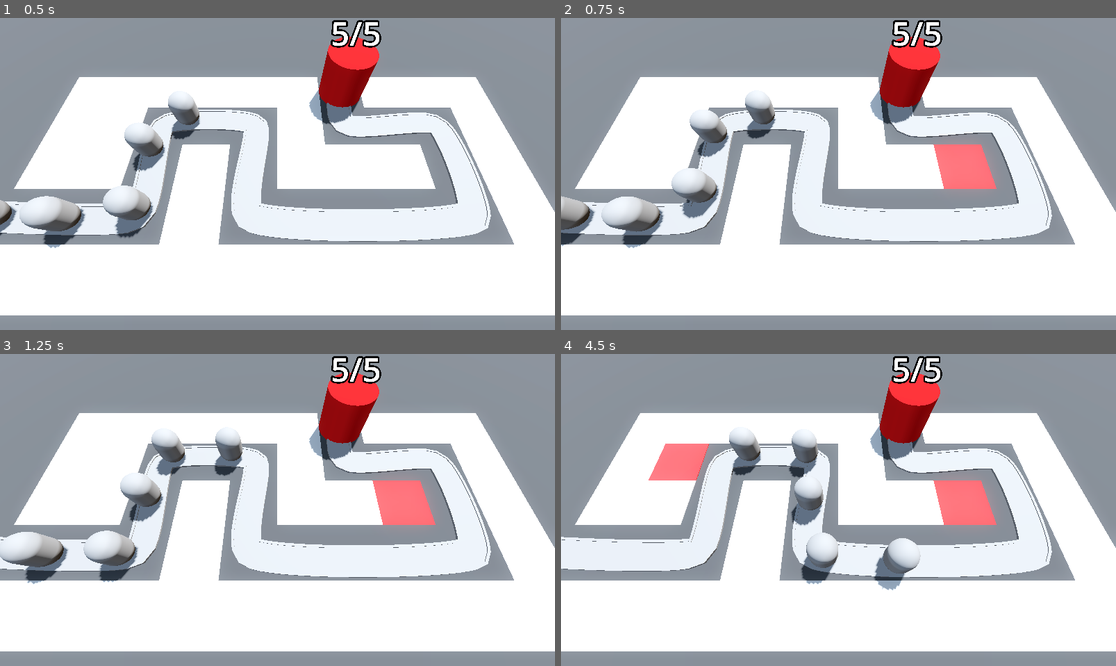
Above: before the commit, frames 1-4 (two rows, left to right).
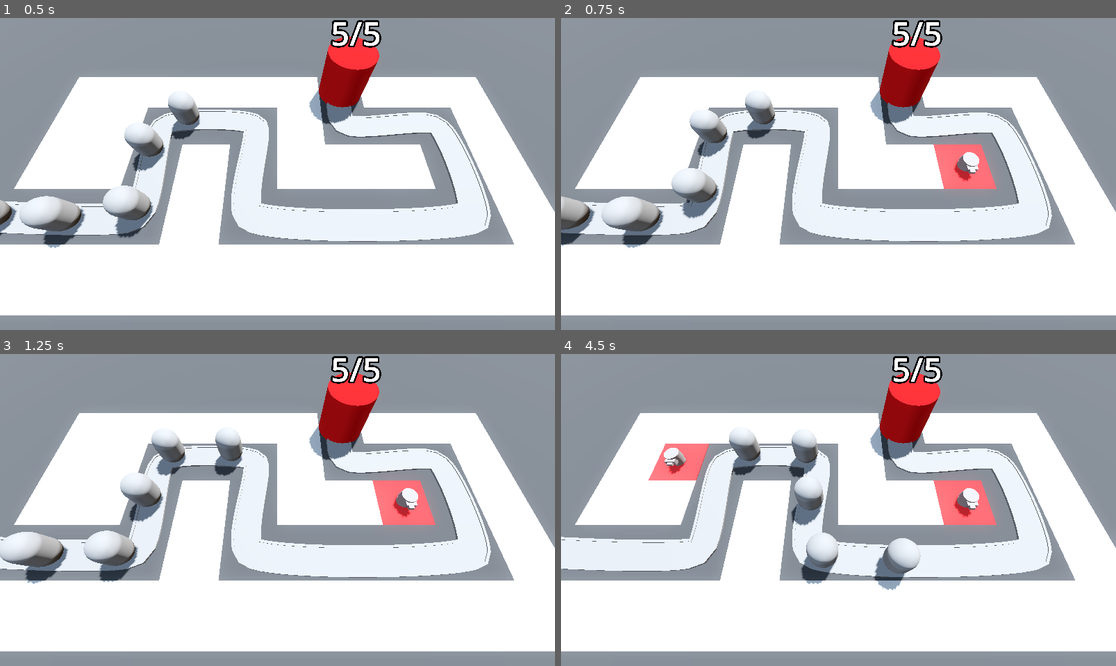
Above: after the commit, the same moments.

Repository: rlong021/Barbarian_Blaster
Game: Godot game, scene res://scenes/base_level.tscn
Two runs of this game, one before a commit and one after it. Both use one fixed random seed, a clock stepped at 60 frames per second and the inputs below.
Inputs (mouse positions are in pixels of both pictures, inside the frame that each line leads up to):
- Up to frame 1 (0.5 s): no input
- Up to frame 2 (0.75 s): move the mouse to (960, 158) at 0.52 s; press the mouse at (960, 158) at 0.53 s
- Up to frame 3 (1.25 s): no input
- Up to frame 4 (4.5 s): move the mouse to (727, 525) at 1.27 s; release the mouse at (727, 525) at 1.28 s; click (727, 525) at 1.35 s; move the mouse to (894, 441) at 2.02 s; press the mouse at (894, 441) at 2.03 s; move the mouse to (810, 572) at 2.77 s; release the mouse at (810, 572) at 2.78 s; click (810, 572) at 2.85 s; move the mouse to (1005, 556) at 3.52 s; press the mouse at (1005, 556) at 3.53 s; move the mouse to (672, 463) at 4.27 s; release the mouse at (672, 463) at 4.28 s; click (672, 463) at 4.35 s

Frame 1 is identical in both runs. In frame 2, 0.3% of the frame differs, in the area x 70-76%, y 42-53%; in frame 3, 0.3%; in frame 4, 0.5%, in the area x 18-76%, y 30-53%.

Commit message:
turrets added

Diff:
--- a/rayPickerCamera/ray_picker_camera.gd
+++ b/rayPickerCamera/ray_picker_camera.gd
@@ -1,6 +1,7 @@
 extends Camera3D
 
 @export var gridmap: GridMap
+@export var turret_manager: Node3D
 
 @onready var ray_cast_3d: RayCast3D = $RayCast3D
 
@@ -19,5 +20,7 @@
 				var cell = gridmap.local_to_map(collision_point)
 				if gridmap.get_cell_item(cell) == 0:
 					gridmap.set_cell_item(cell, 1)
+					var tile_position = gridmap.map_to_local(cell)
+					turret_manager.build_turret(tile_position)
 	else:
 		Input.set_default_cursor_shape(Input.CURSOR_ARROW)
--- a/scenes/base_level.tscn
+++ b/scenes/base_level.tscn
@@ -1,9 +1,11 @@
-[gd_scene load_steps=10 format=3 uid="uid://b4ghhanl7jasv"]
+[gd_scene load_steps=12 format=3 uid="uid://b4ghhanl7jasv"]
 
 [ext_resource type="MeshLibrary" uid="uid://dfb65nr40chr0" path="res://meshLibraries/spaceLibrary.tres" id="1_6tisa"]
 [ext_resource type="PackedScene" uid="uid://cqx8cr8rv35v2" path="res://rayPickerCamera/ray_picker_camera.tscn" id="1_oox4p"]
 [ext_resource type="PackedScene" uid="uid://ffhyni5hmnsq" path="res://enemy/enemy.tscn" id="2_dbkse"]
 [ext_resource type="PackedScene" uid="uid://vin3ej8shvub" path="res://base/base.tscn" id="3_0n1tn"]
+[ext_resource type="Script" uid="uid://dp5ohd733nff0" path="res://scenes/turret_manager.gd" id="5_k2uud"]
+[ext_resource type="PackedScene" uid="uid://c6xna8ir76vle" path="res://turret/turret.tscn" id="6_3aqo6"]
 
 [sub_resource type="ProceduralSkyMaterial" id="ProceduralSkyMaterial_rlb1v"]
 sky_horizon_color = Color(0.662243, 0.671743, 0.686743, 1)
@@ -42,9 +44,10 @@
 size = Vector3(100, 2, 100)
 material = SubResource("StandardMaterial3D_6tisa")
 
-[node name="RayPickerCamera" parent="." node_paths=PackedStringArray("gridmap") instance=ExtResource("1_oox4p")]
+[node name="RayPickerCamera" parent="." node_paths=PackedStringArray("gridmap", "turret_manager") instance=ExtResource("1_oox4p")]
 transform = Transform3D(1, 0, 0, 0, 0.422618, 0.906308, 0, -0.906308, 0.422618, 0, 14.5, 9.5)
 gridmap = NodePath("../GridMap")
+turret_manager = NodePath("../TurretManager")
 
 [node name="GridMap" type="GridMap" parent="."]
 mesh_library = ExtResource("1_6tisa")
@@ -125,3 +128,8 @@
 
 [node name="Base" parent="." instance=ExtResource("3_0n1tn")]
 transform = Transform3D(1, 0, 0, 0, 1, 0, 0, 0, 1, 6, 0, -6)
+
+[node name="TurretManager" type="Node3D" parent="."]
+transform = Transform3D(1, 0, 0, 0, 1, 0, 0, 0, 1, 0.100777, 0, 0)
+script = ExtResource("5_k2uud")
+turret = ExtResource("6_3aqo6")
--- /dev/null
+++ b/scenes/turret_manager.gd
@@ -0,0 +1,8 @@
+extends Node3D
+
+@export var turret: PackedScene
+
+func build_turret(turret_position:Vector3) -> void:
+	var new_turret = turret.instantiate()
+	add_child(new_turret)
+	new_turret.global_position = turret_position
--- /dev/null
+++ b/turret/turret.tscn
@@ -0,0 +1,33 @@
+[gd_scene load_steps=5 format=3 uid="uid://c6xna8ir76vle"]
+
+[sub_resource type="CylinderMesh" id="CylinderMesh_pweg5"]
+height = 1.0
+
+[sub_resource type="CylinderMesh" id="CylinderMesh_vfthy"]
+top_radius = 0.6
+bottom_radius = 0.6
+height = 0.6
+
+[sub_resource type="BoxMesh" id="BoxMesh_pweg5"]
+size = Vector3(0.8, 0.4, 0.4)
+
+[sub_resource type="BoxMesh" id="BoxMesh_vfthy"]
+size = Vector3(0.4, 0.2, 0.5)
+
+[node name="Turret" type="Node3D"]
+
+[node name="TurretBase" type="MeshInstance3D" parent="."]
+transform = Transform3D(1, 0, 0, 0, 1, 0, 0, 0, 1, 0, 0.5, 0)
+mesh = SubResource("CylinderMesh_pweg5")
+
+[node name="TurretTop" type="MeshInstance3D" parent="TurretBase"]
+transform = Transform3D(1, 0, 0, 0, 1, 0, 0, 0, 1, 0, 0.3, 0)
+mesh = SubResource("CylinderMesh_vfthy")
+
+[node name="Visor" type="MeshInstance3D" parent="TurretBase/TurretTop"]
+transform = Transform3D(1, 0, 0, 0, 1, 0, 0, 0, 1, 0.0112903, -0.0176139, 0.604023)
+mesh = SubResource("BoxMesh_pweg5")
+
+[node name="Barrel" type="MeshInstance3D" parent="TurretBase/TurretTop/Visor"]
+transform = Transform3D(1, 0, 0, 0, 1, 0, 0, 0, 1, 0, 0, 0.175524)
+mesh = SubResource("BoxMesh_vfthy")
Not shown, added: scenes/turret_manager.gd.uid
